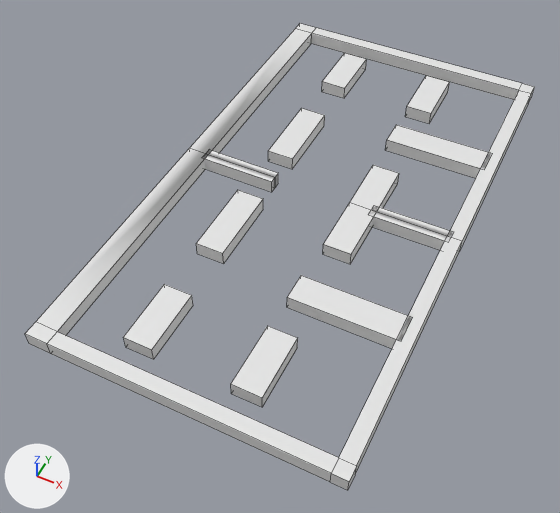
A saved change to the FBX model GameJam Luzitana/Assets/Arte3D/LevelMap.fbx.
Both versions are drawn from a 50 mm lens placed at (30.0, -71.9, 74.6), pointed at (-2.1, -7.8, -5.5). Every picture has the same lights, and +X, +Y and +Z are marked at lower left. Mesh edges are drawn as thin lines.

In view in the first picture: 'LevelMap'.
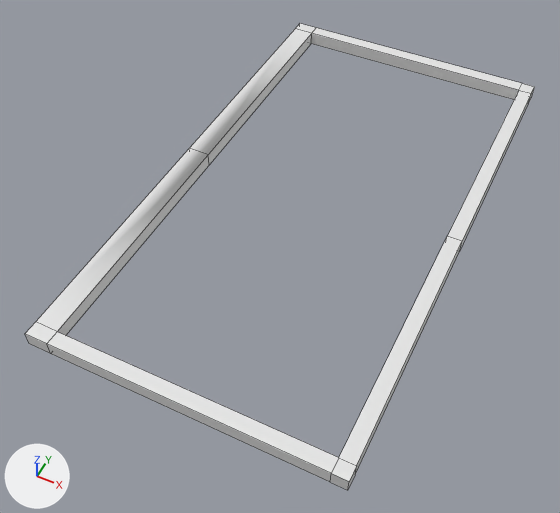
What differs and where, as boxes (x1, y1, x2, y2) in the pictures (560 x 513 px):
part 1 of me_levelmap, deleted: before (123, 53, 492, 407)

The change, as a list of edits to the scene's bpy script:
```text
Change me_levelmap:
    used by ob_levelmap; location = (0.0, 0.0, 0.0)
    remove me_levelmap.from_pydata(...)  # 140 vertices, 117 faces; spans x -20.7..20.4, y -37.1..37.1, z -1.0..1.0
    add me_levelmap.from_pydata(...)  # 40 vertices, 41 faces; spans x -20.7..20.4, y -37.1..37.1, z -1.0..1.0
    me_levelmap part 1: 11 loose pieces with 100 vertices, spanning x -18.0..19.0, y -32.4..32.4, z -1.0..1.0, are deleted
```
